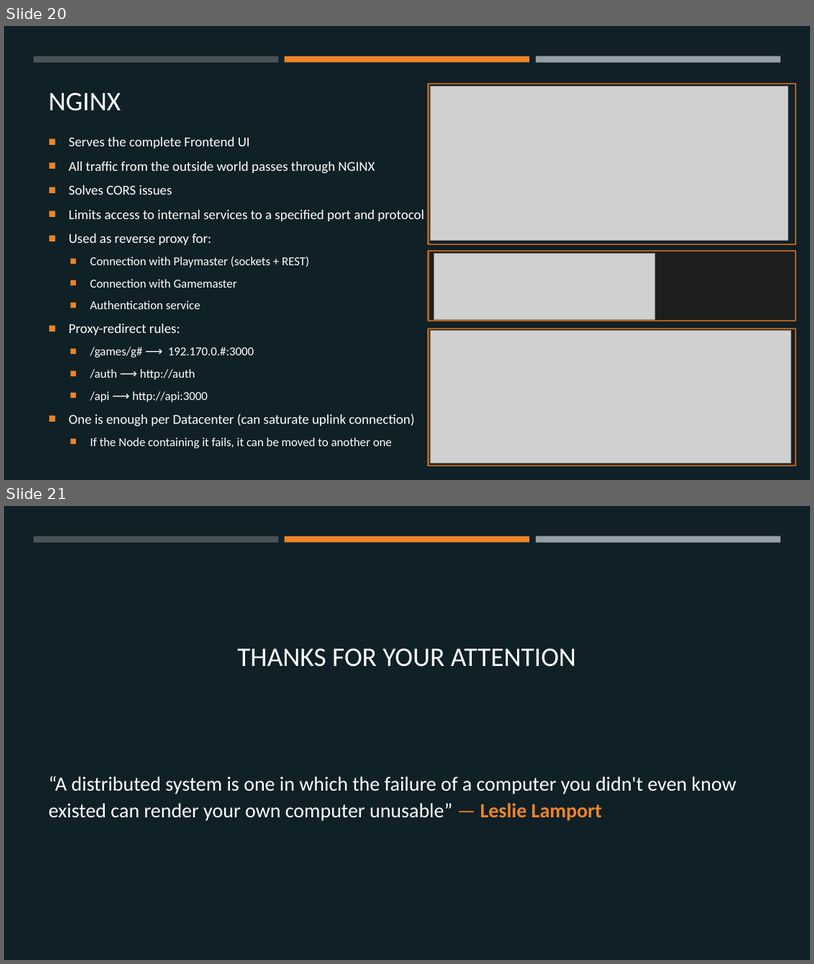
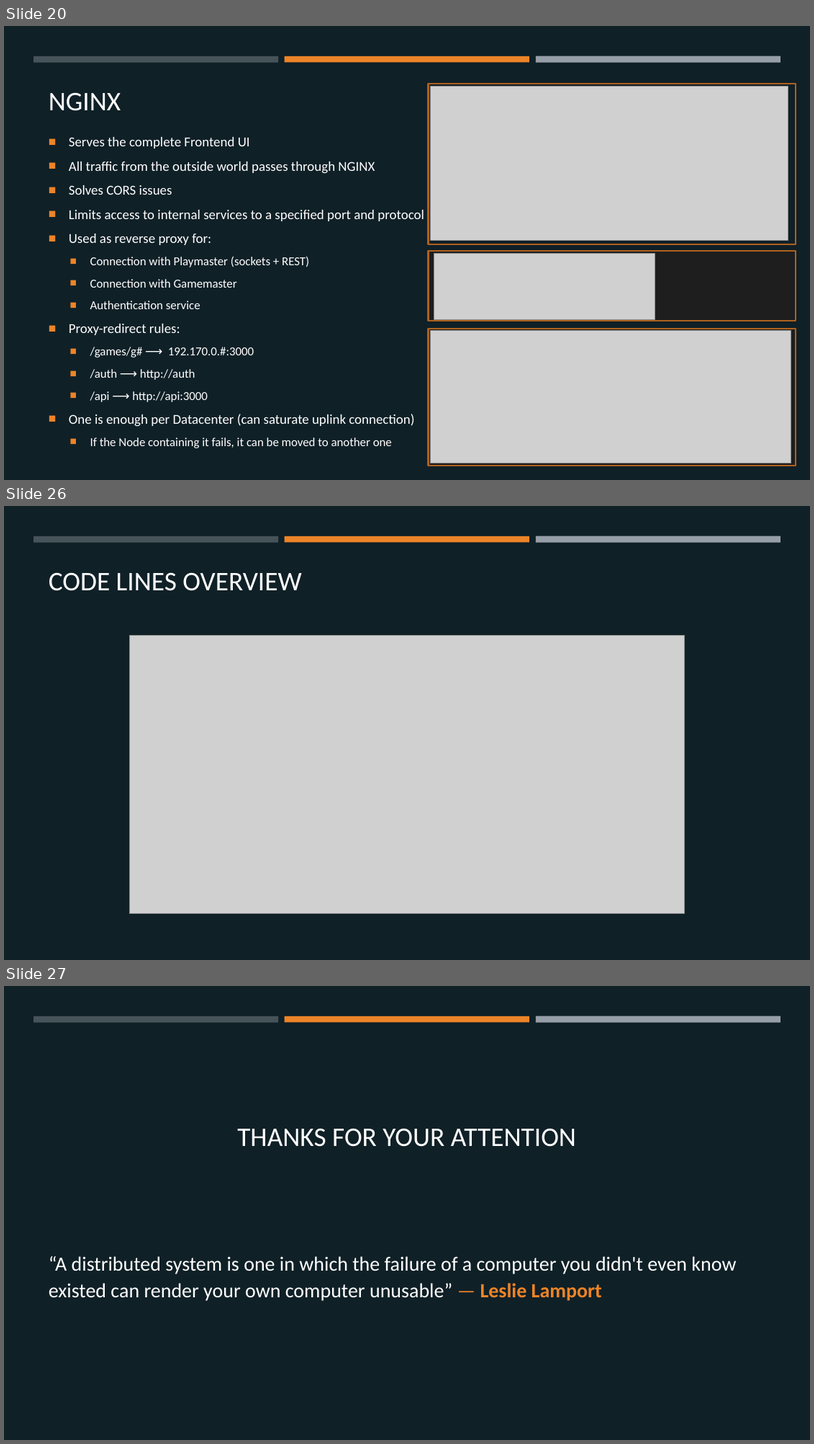
Before and after one commit to margaeor/COMP414-Distributed-Systems, a slide deck: presentation/Distributed.pptx. Shown one above the other, each under a label of ours: slides 20 and 21 before the commit, slides 20, 26 and 27 after it; the slides between them are not shown. The pictures are 814x964 and 814x1444 pixels, drawn with LibreOffice and Linux fonts; fonts in the diff are those of the drawing; grey boxes stand for pictures. Boxes give left, top, right and bottom in pixels: in the first picture for what was removed or moved away, otherwise in the second. Text is boxed around its words. In the diff, an @@ line names an element or a change of style, - is before the commit and + after.

```diff
--- a/presentation/Distributed.pptx
+++ b/presentation/Distributed.pptx
@@ slide 26 added at box(4, 506, 810, 960), background #102027; not listed: 3 template elements that a slide beside it also shows @@
@@ title added at box(49, 572, 301, 591), 32 pt, text #FFFFFF @@
+CODE LINES OVERVIEW
@@ picture added at box(129, 636, 684, 913) @@
@@ what was slide 21 is now slide 27 @@
```
Also in this commit, not shown: 5 other slides added.
